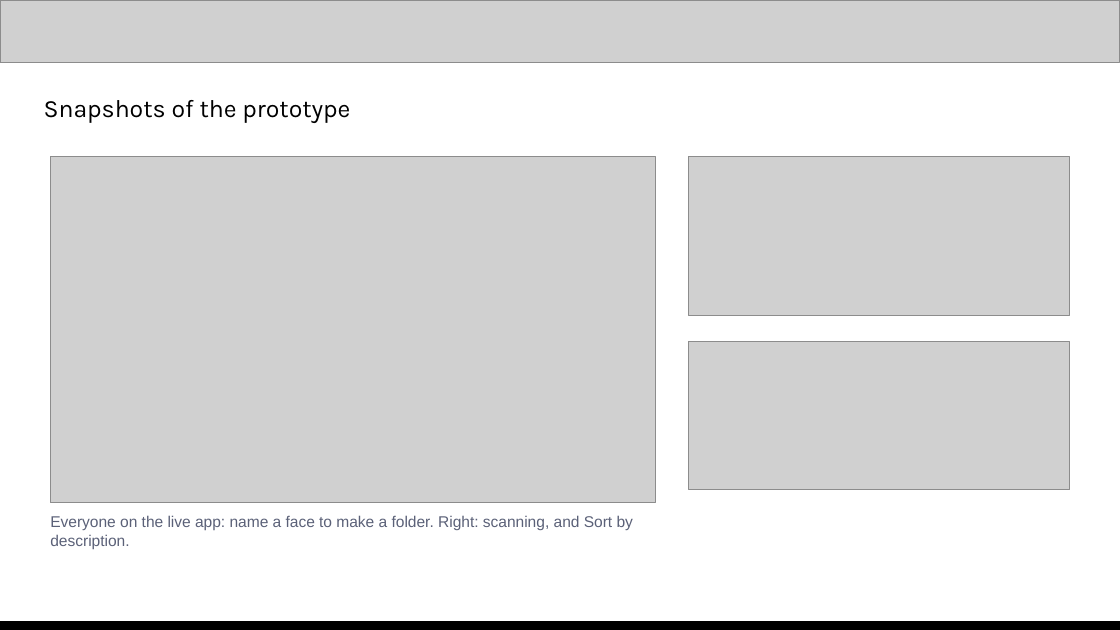
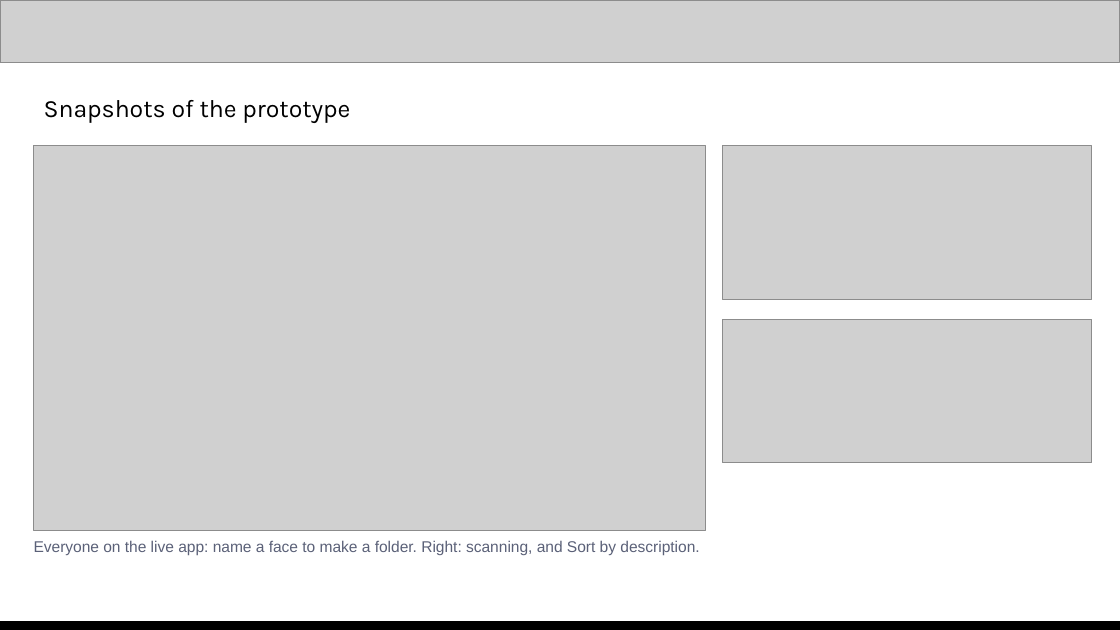
Before and after one commit to Khunapat/facefinder, a slide deck: slide 10 of docs/deck/FaceFinder_deck.pptx. Drawn at 1120x630 pixels with LibreOffice and Linux fonts; fonts in the diff are those of the drawing; grey boxes stand for pictures. Boxes give left, top, right and bottom in pixels: in the first picture for what was removed or moved away, otherwise in the second. Text is boxed around its words. In the diff, an @@ line names an element or a change of style, - is before the commit and + after.

```diff
--- a/docs/deck/FaceFinder_deck.pptx
+++ b/docs/deck/FaceFinder_deck.pptx
@@ picture: place and size @@
-picture at <box>50,157,655,503</box>
+picture at <box>34,146,706,530</box>
@@ picture: place and size @@
-picture at <box>689,157,1070,316</box>
+picture at <box>722,146,1092,300</box>
@@ picture: place and size @@
-picture at <box>689,342,1070,489</box>
+picture at <box>722,319,1092,463</box>
@@ text "Everyone on the live app: ..." rewrapped from <box>50,515,633,549</box> to <box>34,540,699,555</box> @@
```
Also in this commit, not shown: 10 other slides changed, 9 other files.
